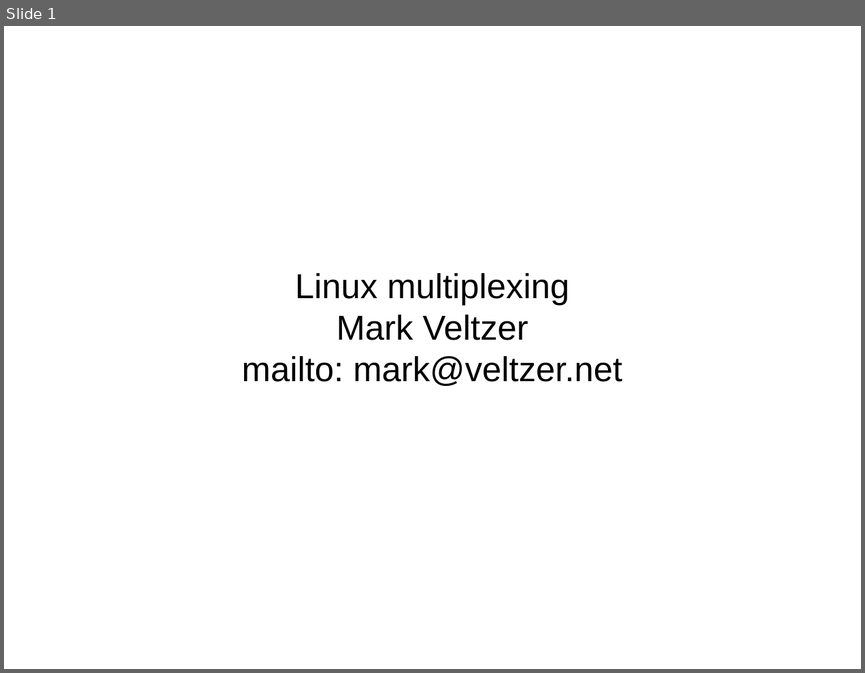
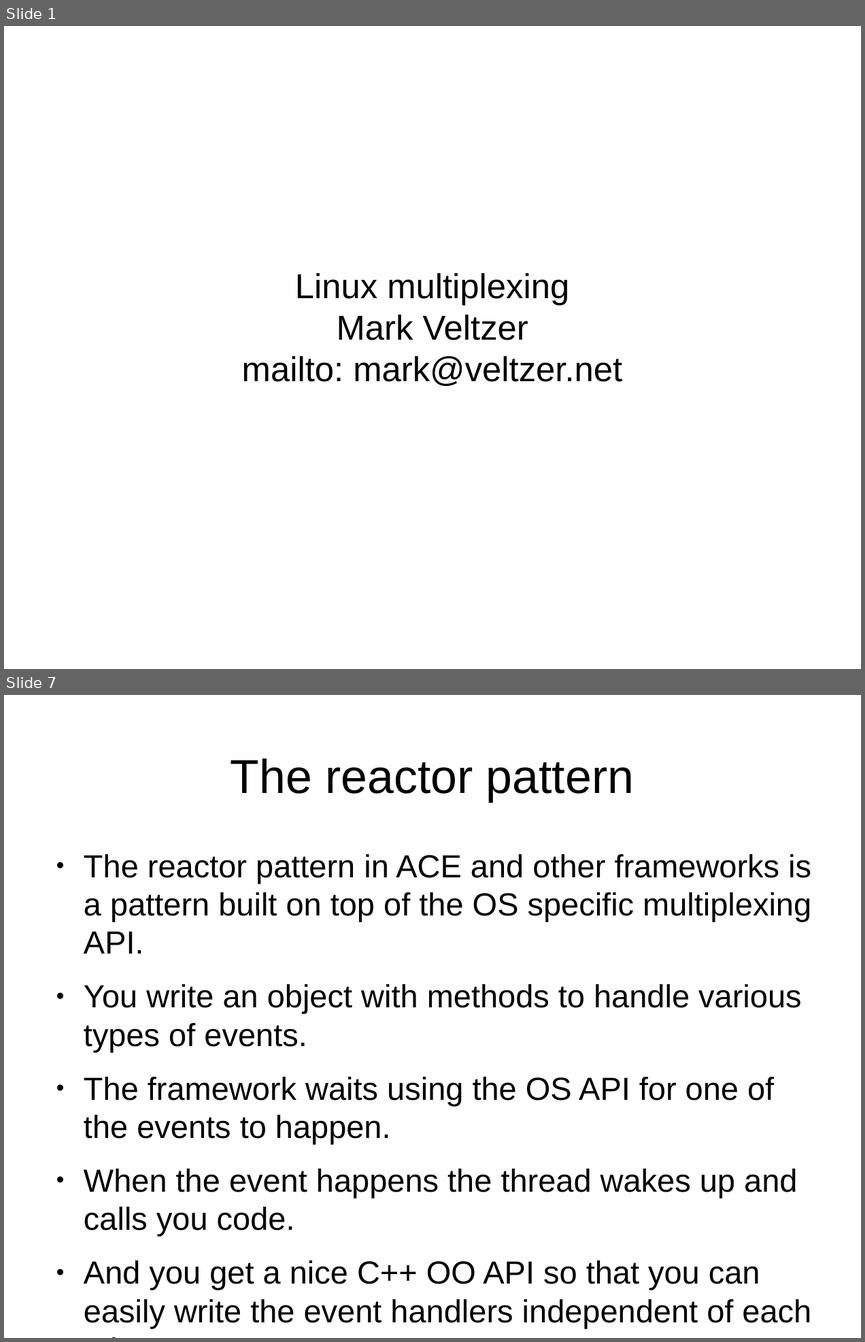
Before and after one commit to veltzer/demos, a slide deck: cpp/multi_core/linux_multiplexing.odp. Shown one above the other, each under a label of ours: slide 1 before the commit, slides 1 and 7 after it; the slides between them are not shown. The pictures are 865x673 and 865x1342 pixels, drawn with LibreOffice and Linux fonts; fonts in the diff are those of the drawing. Boxes give left, top, right and bottom in pixels: in the first picture for what was removed or moved away, otherwise in the second. Text is boxed around its words. In the diff, an @@ line names an element or a change of style, - is before the commit and + after.

```diff
--- a/cpp/multi_core/linux_multiplexing.odp
+++ b/cpp/multi_core/linux_multiplexing.odp
@@ slide 7 added at (4, 695, 861, 1338), background #FFFFFF @@
@@ title added at (230, 758, 634, 802), 44 pt, text #000000 @@
+The reactor pattern
@@ text added at (84, 854, 811, 1327), 29.6 pt, text #000000 @@
+● The reactor pattern in ACE and other frameworks is a pattern built on top of the OS specific multiplexing API.
+● You write an object with methods to handle various types of events.
+● The framework waits using the OS API for one of the events to happen.
+● When the event happens the thread wakes up and calls you code.
+● And you get a nice C++ OO API so that you can easily write the event handlers independent of each other.
```
Also in this commit, not shown: 8 other slides added, 1 slide removed, 1 other file.
